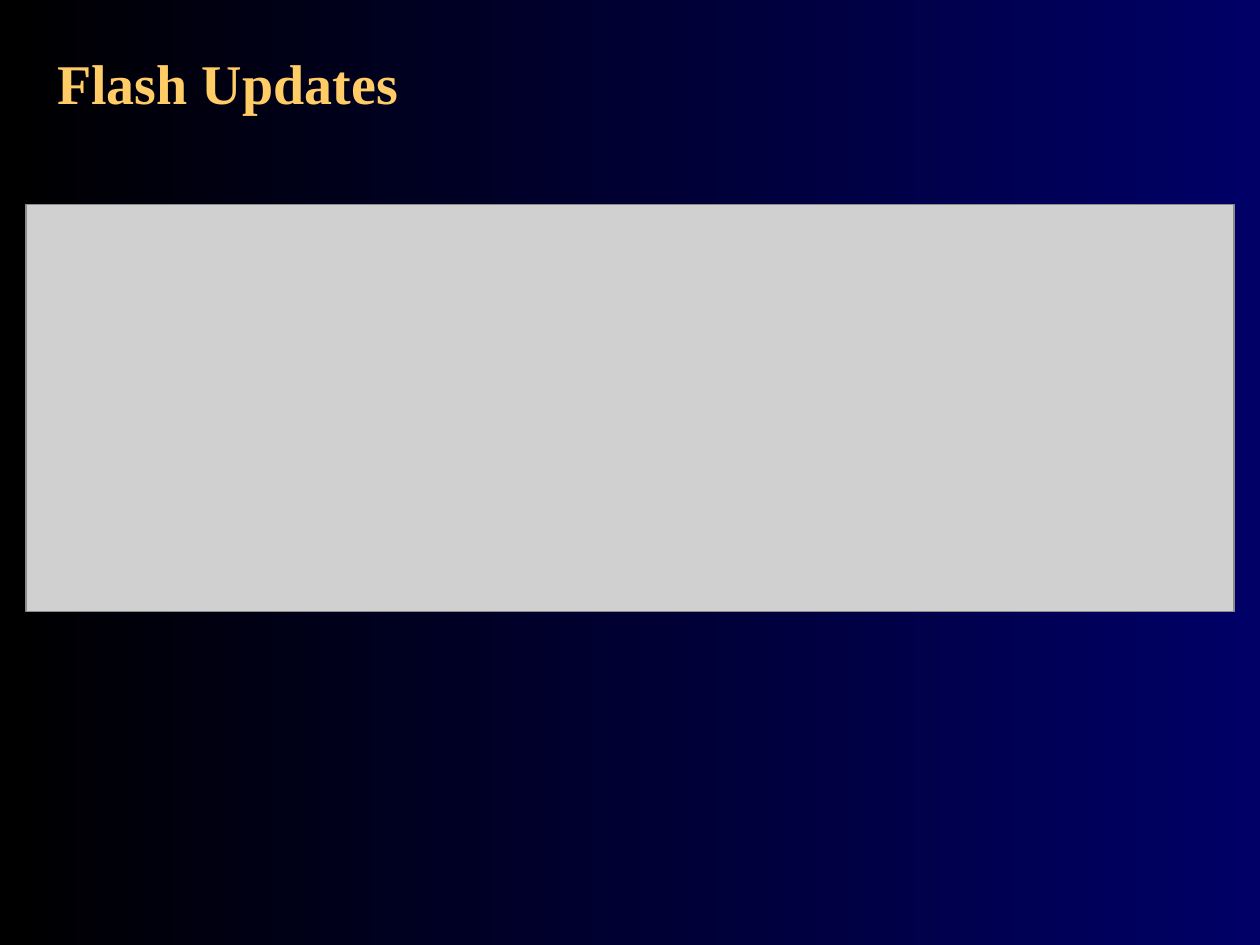
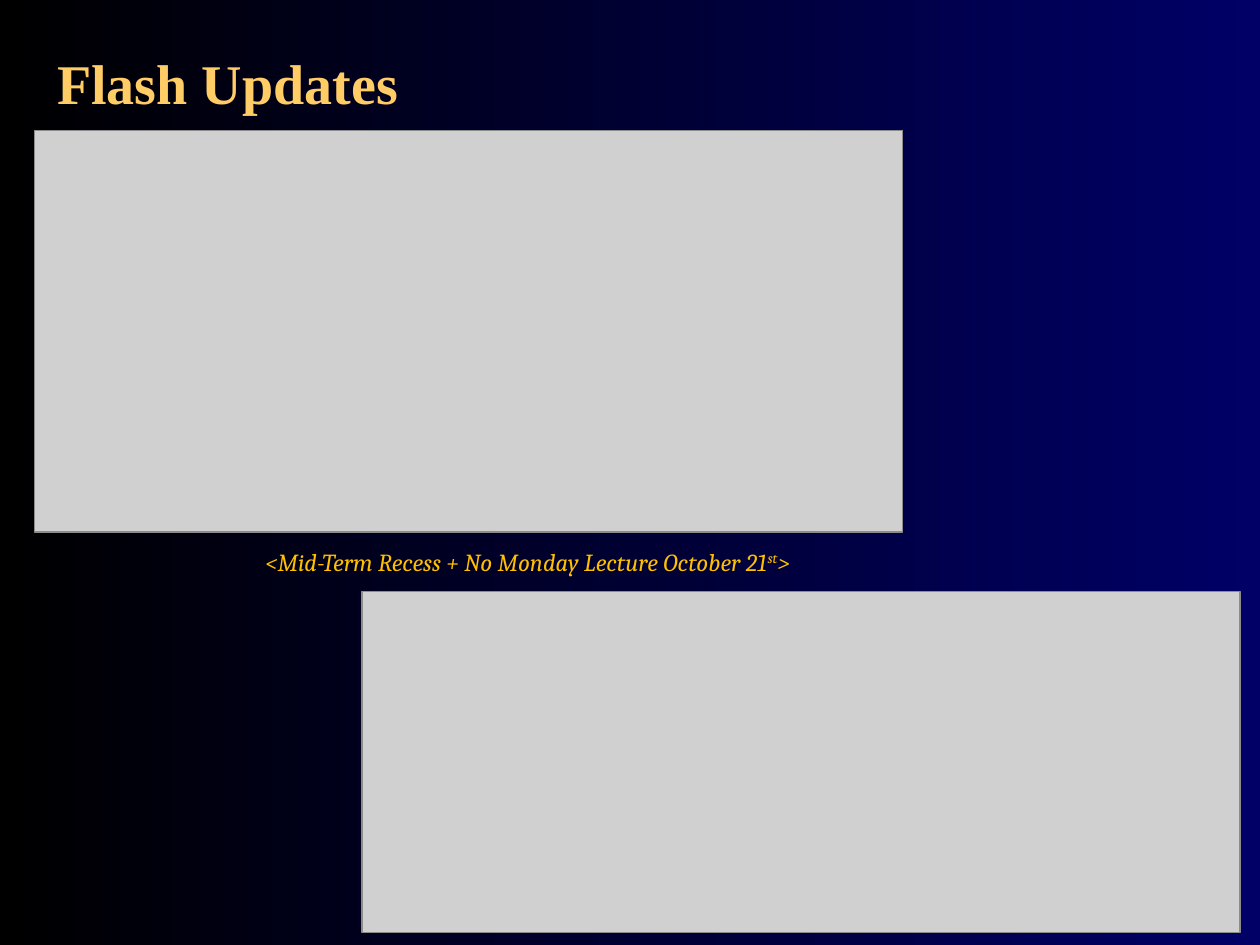
Before and after one commit to agmcarthur/Biochem-3BP3, a slide deck: slide 30 of Lectures/Lecture 5 - Genome Assembly.pptx. Drawn at 1260x945 pixels with LibreOffice and Linux fonts; fonts in the diff are those of the drawing; grey boxes stand for pictures. Boxes give left, top, right and bottom in pixels: in the first picture for what was removed or moved away, otherwise in the second. Text is boxed around its words. In the diff, an @@ line names an element or a change of style, - is before the commit and + after.

```diff
--- a/Lectures/Lecture 5 - Genome Assembly.pptx
+++ b/Lectures/Lecture 5 - Genome Assembly.pptx
@@ picture: place and size @@
-picture at (26, 204, 1235, 611)
+picture at (35, 130, 903, 532)
@@ text added at (265, 554, 740, 577), 14 pt, text #FFC000, italic @@
+<Mid-Term Recess + No Monday Lecture October 21st>
@@ picture added at (362, 591, 1240, 932) @@
```
Also in this commit, not shown: 2 other files.
